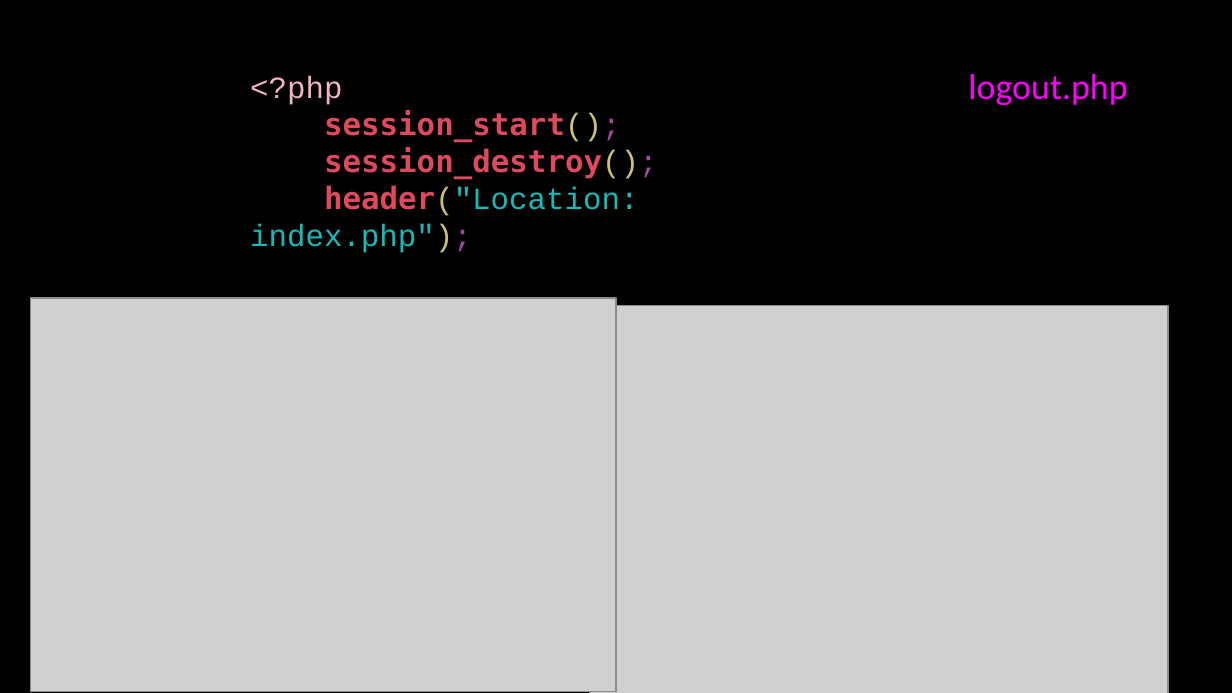
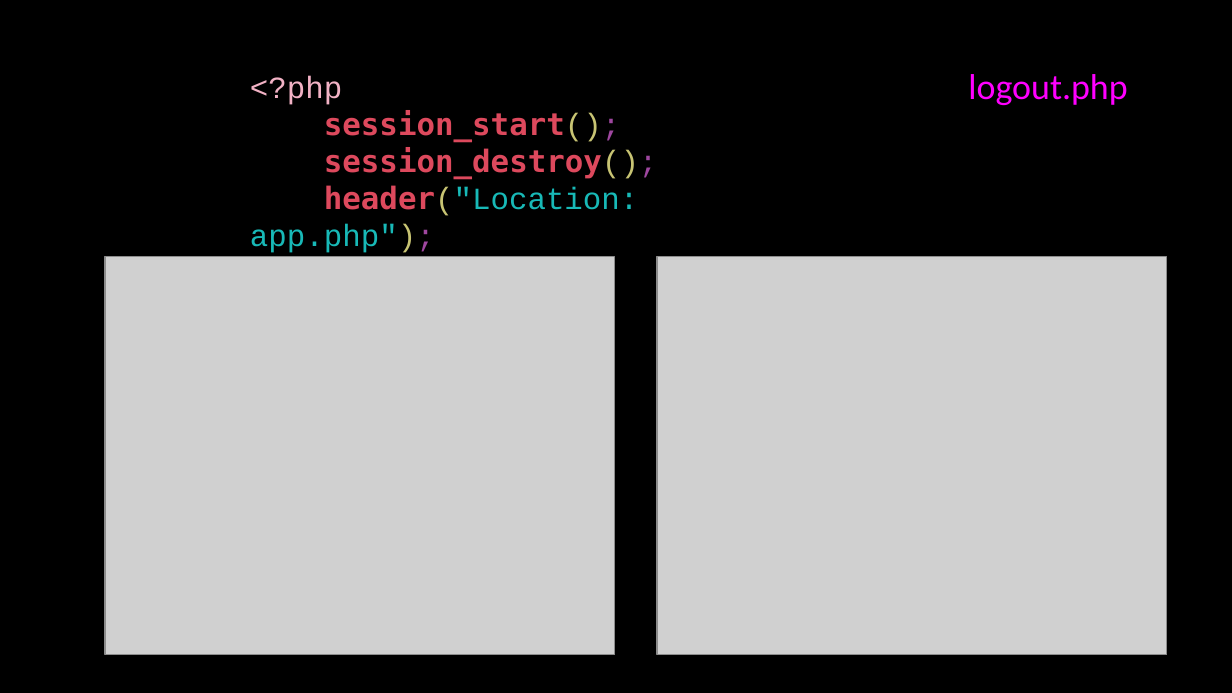
Before and after one commit to csev/wa4e, a slide deck: slide 39 of lectures/PHP-08-POST-Redirect-Authn.ppt. Drawn at 1232x693 pixels with LibreOffice and Linux fonts; fonts in the diff are those of the drawing; grey boxes stand for pictures. Boxes give left, top, right and bottom in pixels: in the first picture for what was removed or moved away, otherwise in the second. Text is boxed around its words. In the diff, an @@ line names an element or a change of style, - is before the commit and + after.

```diff
--- a/lectures/PHP-08-POST-Redirect-Authn.ppt
+++ b/lectures/PHP-08-POST-Redirect-Authn.ppt
@@ text at (250,185,639,253): text changed @@
-header("Location: index.php");
+header("Location: app.php");
@@ picture: place and size @@
-picture at (31,298,616,691)
+picture at (105,257,615,655)
@@ picture: place and size @@
-picture at (590,306,1168,693)
+picture at (657,257,1167,655)
```
Also in this commit, not shown: 16 other slides changed, 1 slide added, 1 slide removed.
